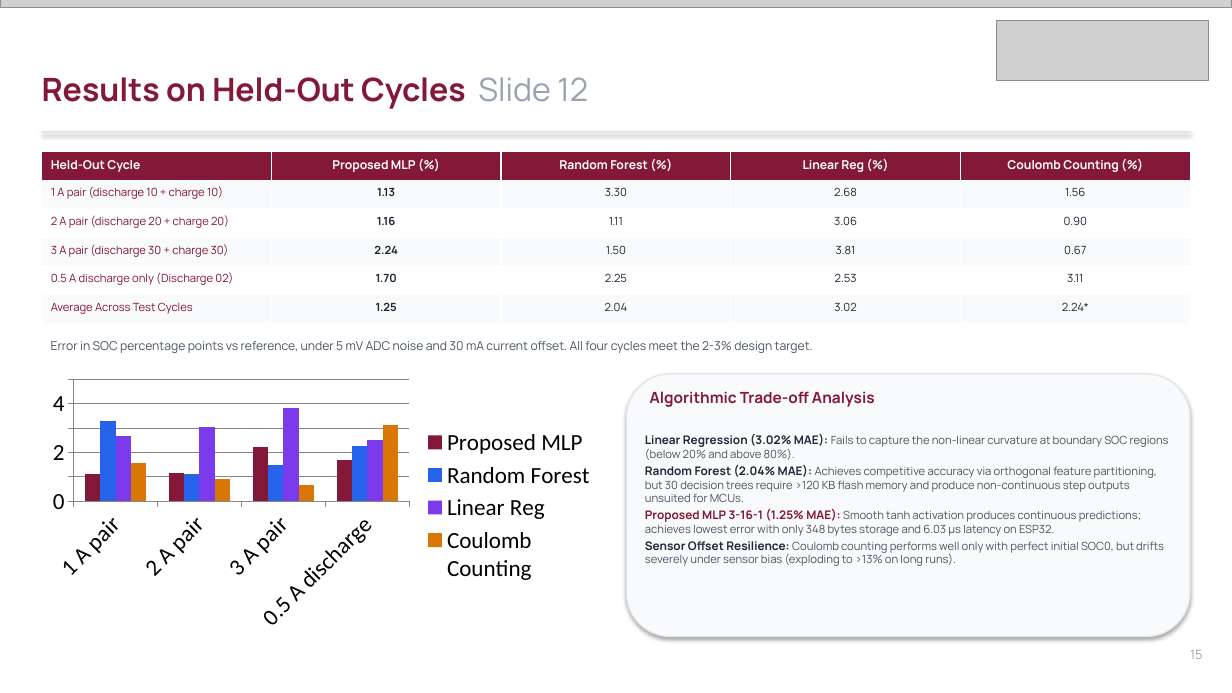
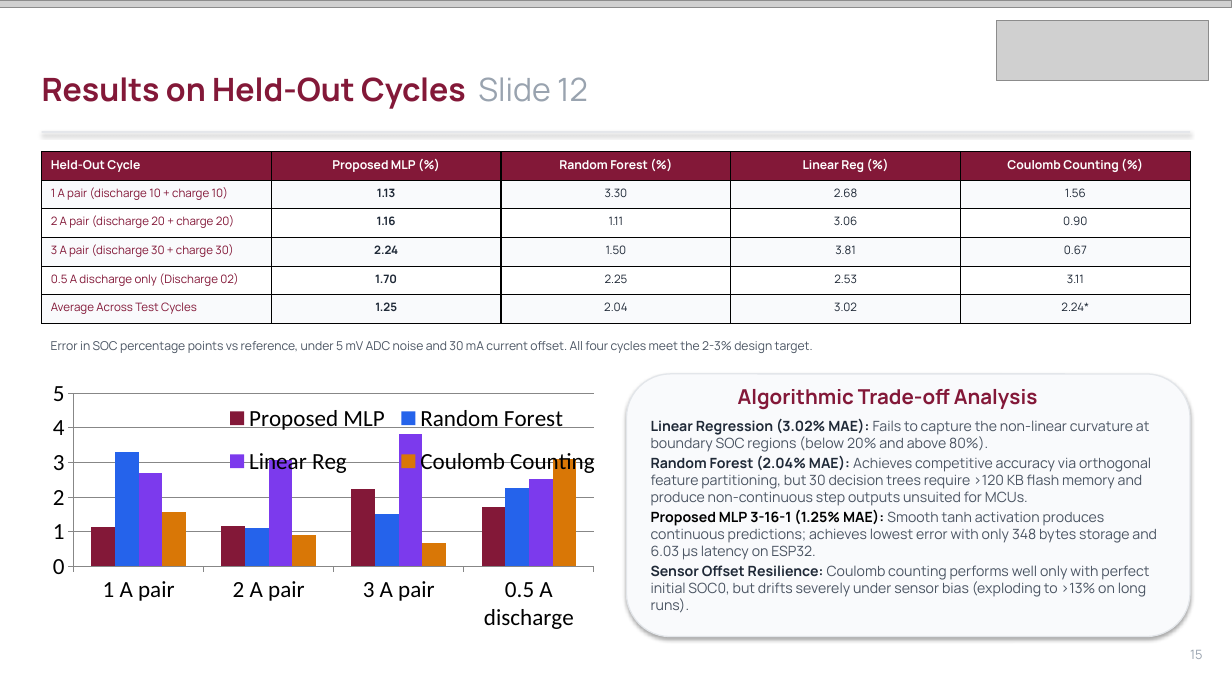
Before and after one commit to Imagiyy/Digital-Twin--ML-Based-Battery-SOC-Estimation, a slide deck: slide 15 of Amrita_SOC_Digital_Twin_Presentation.pptx. Drawn at 1232x693 pixels with LibreOffice and Linux fonts; fonts in the diff are those of the drawing; grey boxes stand for pictures. Boxes give left, top, right and bottom in pixels: in the first picture for what was removed or moved away, otherwise in the second. Text is boxed around its words. In the diff, an @@ line names an element or a change of style, - is before the commit and + after.

```diff
--- a/Amrita_SOC_Digital_Twin_Presentation.pptx
+++ b/Amrita_SOC_Digital_Twin_Presentation.pptx
@@ table at [42,152,1192,323] @@
@@ size 8.8 to 9 pt in "1 A pair (discharge 10 + charge ...", "1.13", "3.30", "2.68" and 21 more places @@
@@ borders changed @@
@@ column chart at [42,374,605,637] @@
@@ legend changed @@
@@ category axis changed @@
@@ value axis changed @@
@@ bar spacing changed @@
@@ lettering changed @@
@@ rounded rectangle at [627,374,1190,637]: proportions changed @@
@@ text "Algorithmic Trade-off Analysis": place and size @@
-text "Algorithmic Trade-off Analysis" at [650,391,875,407]
+text "Algorithmic Trade-off Analysis" at [738,389,1037,410]
@@ text "Algorithmic Trade-off Analysis" at [738,389,1037,410]: size 12 to 16 pt @@
@@ text "Linear Regression (3.02% MAE): Fails ...": place and size @@
-text "Linear Regression (3.02% MAE): Fails ..." at [645,434,1169,566]
+text "Linear Regression (3.02% MAE): Fails ..." at [651,419,1157,613]
@@ text "Linear Regression (3.02% MAE): Fails ..." at [651,419,1157,613]: size 9.2 to 11 pt in "Linear Regression (3.02% MAE):", "Random Forest (2.04% MAE):", "Proposed MLP 3-16-1 (1.25% MAE):", "Sensor Offset Resilience:"; size 8.8 to 11 pt in "Fails to capture the non-linear curvature at ...", "Achieves competitive accuracy via orthogonal feature partiti ...", "Smooth tanh activation produces continuous predictions; achi ...", "Coulomb counting performs well only with perfect ..."; text colour #831838 to #000000 in "Proposed MLP 3-16-1 (1.25% MAE):" @@
```
Also in this commit, not shown: 21 other slides changed, 1 slide removed, 2 other files.
